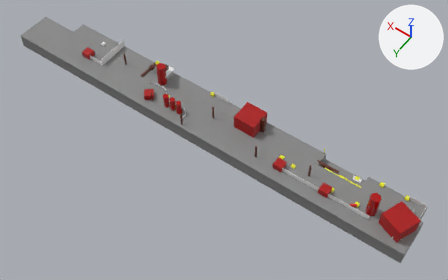
The glTF model assets/map_farm.gltf, before and after one commit.
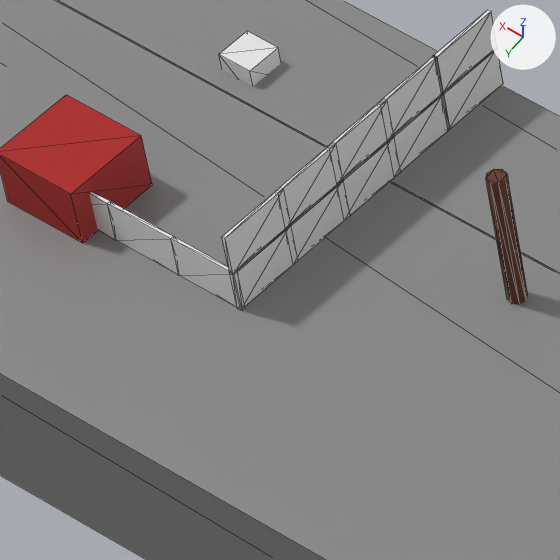
The first picture shows the older version from a camera (50 mm lens) standing at (-8.1, 85.7, 122.6) and looking at (49.1, 5.6, -3.2). The close-ups show both versions on the part from 18% to 29% of the width and 14% to 31% of the height of that picture; other places that the commit changed are outside them. The lights are fixed; the arrows at upper right show +X, +Y and +Z. The close-ups show mesh edges as thin lines. Where no turn or scale is listed for an object, it has been applied to the vertices.

Objects in the first close-up: 'Barn.004', 'Fence.040', 'Fence.041', 'Fence.043', 'Fence.044', 'Fence.046', 'Fence.048', 'Fence.049', 'Fence.050', 'Ground.003', 'Ground.007', 'Slup.006'.
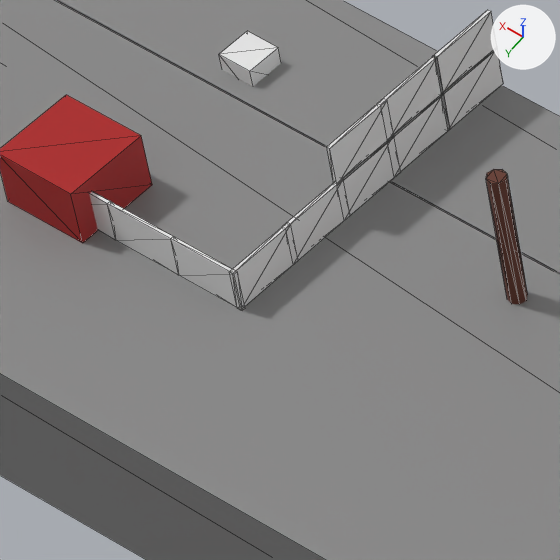
The change, as JSON lines over the scene's bpy script:
```json
{"op": "remove", "block": "ob_fence_046", "code": ["ob_fence_046 = bpy.data.objects.new('Fence.046', me_cube_074)", "ob_fence_046.location = (89.69, 5.27, 1.64)"]}
{"op": "remove", "block": "ob_fence_048", "code": ["ob_fence_048 = bpy.data.objects.new('Fence.048', me_cube_075)", "ob_fence_048.location = (89.7, 3.44, 1.64)"]}
```

Location of each change, [x1, y1, x2, y2] in pixels of the close-ups (560 x 560 px):
```json
{"object": "Fence.046", "change": "deleted", "before": [222, 187, 291, 275]}
{"object": "Fence.048", "change": "deleted", "before": [278, 143, 343, 225]}
```
